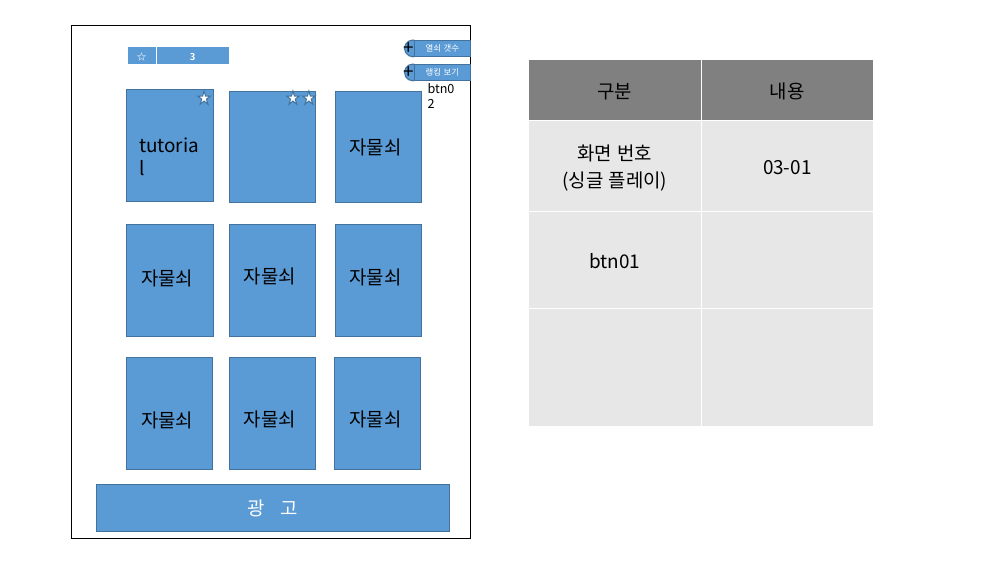
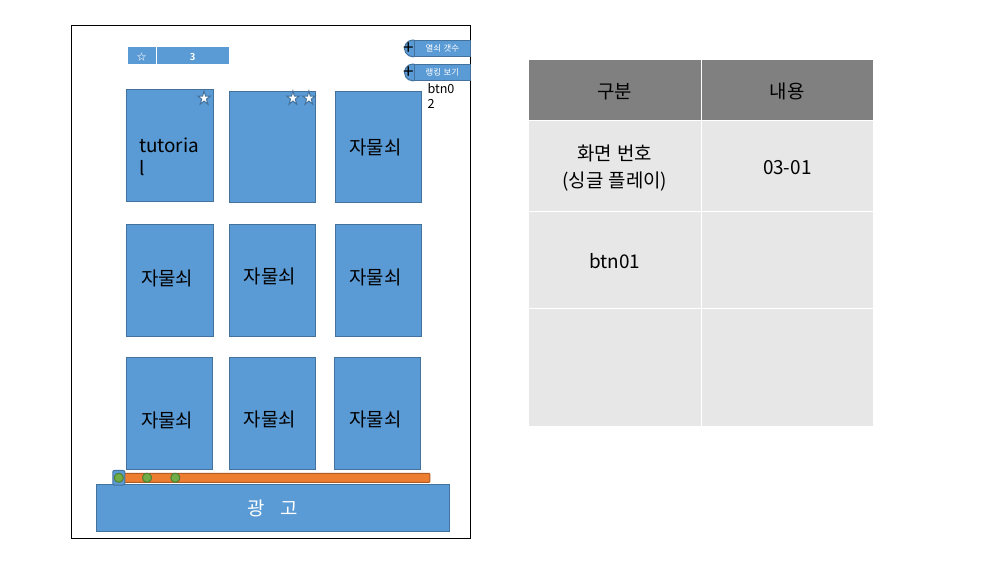
Before and after one commit to Maze-of-memories/origin, a slide deck: slide 4 of 화면정의서.pptx. Drawn at 1008x567 pixels with LibreOffice and Linux fonts; fonts in the diff are those of the drawing. Boxes give left, top, right and bottom in pixels: in the first picture for what was removed or moved away, otherwise in the second. Text is boxed around its words. In the diff, an @@ line names an element or a change of style, - is before the commit and + after.

```diff
--- a/화면정의서.pptx
+++ b/화면정의서.pptx
@@ rounded rectangle added at box(113, 470, 125, 485), fill #5B9BD5, outline #43739E 1 pt @@
@@ ellipse added at box(114, 473, 123, 482), fill #70AD47, outline #538035 1 pt @@
@@ rounded rectangle added at box(116, 473, 430, 482), fill #ED7D31, outline #AF5C24 1 pt @@
@@ ellipse added at box(143, 473, 152, 482), fill #70AD47, outline #538035 1 pt @@
@@ ellipse added at box(171, 473, 180, 482), fill #70AD47, outline #538035 1 pt @@
```
Also in this commit, not shown: 1 other slide changed, 3 other files.
